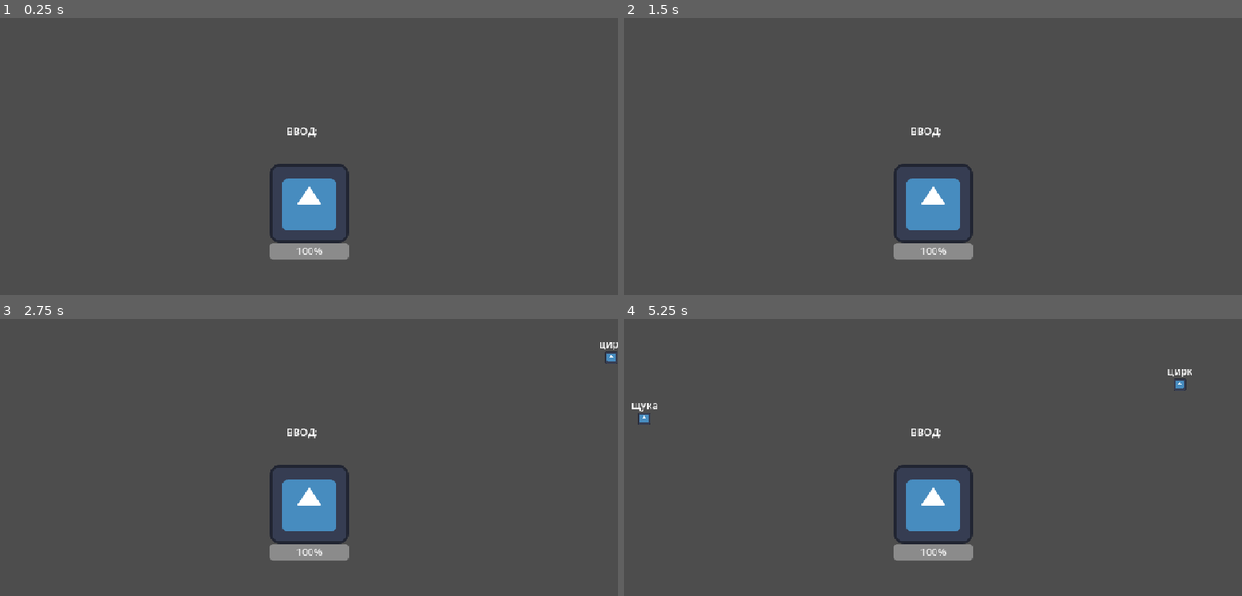
Above: before the commit, frames 1-4 (two rows, left to right).
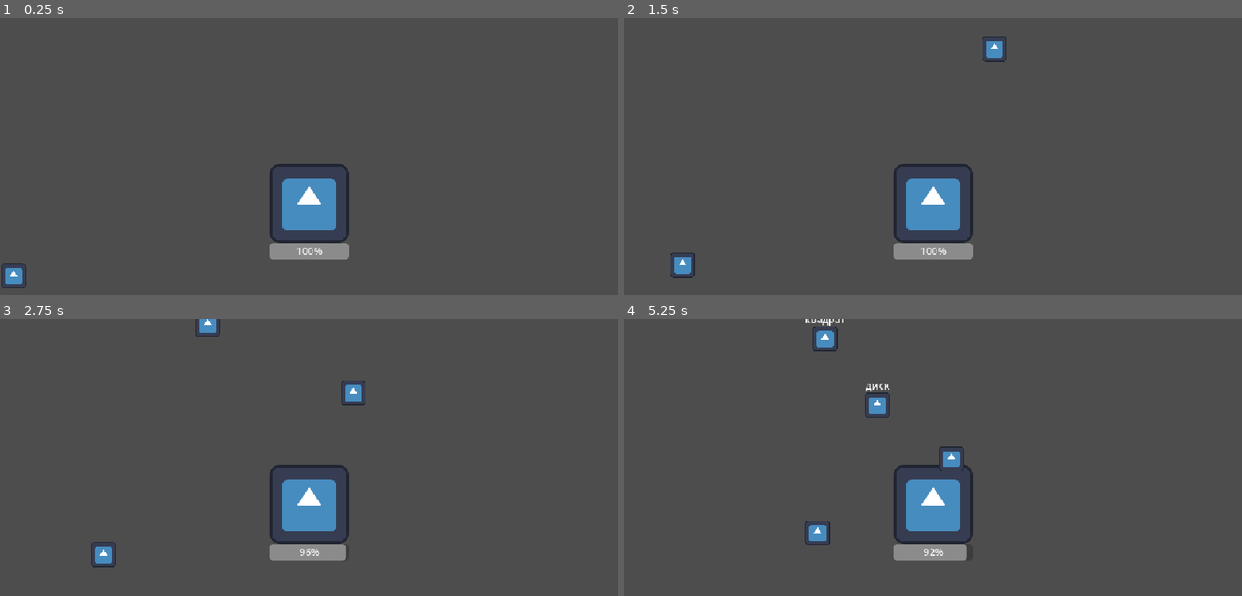
Above: after the commit, the same moments.

Repository: RuroXren/Individual_project_1
Game: Godot game, scene res://world.tscn
The game is run twice, just before and just after one commit, with the same random seed, the same clock (stepped at 60 frames per second) and the same inputs. The engine's default icon, where the game draws it, is replaced by a stand-in: a white triangle on a blue panel in a dark square.
Inputs:
- Up to frame 1 (0.25 s): no input
- Up to frame 2 (1.5 s): tap Enter at 0.5, 0.8, 1.35 s; tap Backspace at 0.6 s
- Up to frame 3 (2.75 s): tap Tab at 1.55, 2.1 s; tap Backspace at 2.3 s
- Up to frame 4 (5.25 s): tap Backspace at 2.85, 4.55, 5.1 s; tap Enter at 3.05, 3.6 s; tap Tab at 3.8, 4.35 s

The runs differ from the first frame. In frame 1, 0.3% of the frame differs, in the area x 0-52%, y 39-98%; in frame 2, 0.5%; in frame 3, 0.9%; in frame 4, 1.4%, in the area x 1-92%, y 0-88%.

Commit message:
I did everything all over again and in 2 days I did everything that I had been doing for 15 days.

Diff:
--- a/Character.tscn
+++ b/Character.tscn
@@ -1,23 +1,22 @@
-[gd_scene load_steps=4 format=3 uid="uid://02tbo0x7riwn"]
+[gd_scene load_steps=5 format=3 uid="uid://dujs71mm0a33w"]
 
-[ext_resource type="Script" uid="uid://b84w88ax7n6fe" path="res://character.gd" id="1_7ig0a"]
+[ext_resource type="Script" uid="uid://cv6xpwqujsiat" path="res://character.gd" id="1_7ig0a"]
 [ext_resource type="Texture2D" uid="uid://bf4fslp1jk3w8" path="res://icon.svg" id="1_oolk3"]
 
-[sub_resource type="CircleShape2D" id="CircleShape2D_7ig0a"]
-radius = 70.0286
+[sub_resource type="RectangleShape2D" id="RectangleShape2D_oolk3"]
+size = Vector2(108, 108)
+
+[sub_resource type="RectangleShape2D" id="RectangleShape2D_7ig0a"]
+size = Vector2(128, 128)
 
 [node name="CharacterBody2D" type="CharacterBody2D"]
 script = ExtResource("1_7ig0a")
 
-[node name="Sprite" type="Sprite2D" parent="."]
+[node name="Icon" type="Sprite2D" parent="."]
 texture = ExtResource("1_oolk3")
 
-[node name="Area2D" type="Area2D" parent="."]
-position = Vector2(104, 0)
-
-[node name="CollisionShape2D" type="CollisionShape2D" parent="Area2D"]
-position = Vector2(-104, 0)
-shape = SubResource("CircleShape2D_7ig0a")
+[node name="CollisionShape2D" type="CollisionShape2D" parent="."]
+shape = SubResource("RectangleShape2D_oolk3")
 
 [node name="ProgressBar" type="ProgressBar" parent="."]
 offset_left = -64.0
@@ -26,4 +25,7 @@
 offset_bottom = 91.0
 step = 1.0
 
-[connection signal="area_entered" from="Area2D" to="." method="_on_area_2d_area_entered"]
+[node name="Area2D" type="Area2D" parent="."]
+
+[node name="CollisionShape2D" type="CollisionShape2D" parent="Area2D"]
+shape = SubResource("RectangleShape2D_7ig0a")
--- a/character.gd
+++ b/character.gd
@@ -1,12 +1,6 @@
 extends CharacterBody2D
 
-var HP = 100
-var MP = 0
+var W = null
 
-func _ready():
+func _ready() -> void:
 	add_to_group("Player")
-func _process(delta):
-	$ProgressBar.value = HP
-
-func _on_area_2d_area_entered(area: Area2D) -> void:
-	HP -= 1
--- a/project.godot
+++ b/project.godot
@@ -13,7 +13,7 @@
 config/name="ИП1"
 config/description="Индивидуальный проект №1"
 config/version="a - 0.0.1"
-run/main_scene="uid://bsvxm03aelinj"
+run/main_scene="uid://cc5owuhuixsaj"
 config/features=PackedStringArray("4.4", "Mobile")
 config/icon="res://icon.svg"
 
--- /dev/null
+++ b/static_body_2d.gd
@@ -0,0 +1 @@
+extends StaticBody2D
--- a/word.gd
+++ b/word.gd
@@ -1,17 +1,15 @@
 extends CharacterBody2D
 
-var word: String = ""
-var player_ref: Node2D = null
-var speed: int = 40
+var speed = 60
+var word = ""
+var P = null
 
-func _ready():
+func _ready() -> void:
 	add_to_group("Word")
 	$Label.text = word
-
-	player_ref = get_tree().get_first_node_in_group("Player")
-
-func _physics_process(delta):
-	if player_ref:
-		var direction = global_position.direction_to(player_ref.global_position)
-		velocity = direction * speed
+	P = get_tree().get_first_node_in_group("Player")
+func _physics_process(delta: float) -> void:
+	if P:
+		var dir = global_position.direction_to(P.global_position)
+		velocity = dir * speed
 		move_and_collide(velocity * delta)
--- a/word.tscn
+++ b/word.tscn
@@ -1,28 +1,26 @@
-[gd_scene load_steps=4 format=3 uid="uid://b8jg37qdw6nle"]
+[gd_scene load_steps=4 format=3 uid="uid://b74qexso3qm2u"]
 
 [ext_resource type="Texture2D" uid="uid://bf4fslp1jk3w8" path="res://icon.svg" id="1_3q3ku"]
-[ext_resource type="Script" uid="uid://cnggeq6308de6" path="res://word.gd" id="1_vl1uy"]
+[ext_resource type="Script" uid="uid://ndjhmv2e3mki" path="res://word.gd" id="1_vl1uy"]
 
 [sub_resource type="RectangleShape2D" id="RectangleShape2D_vl1uy"]
 
-[node name="CharacterBody2D" type="CharacterBody2D"]
+[node name="Word" type="CharacterBody2D"]
 script = ExtResource("1_vl1uy")
+
+[node name="Icon" type="Sprite2D" parent="."]
+scale = Vector2(0.3125, 0.3125)
+texture = ExtResource("1_3q3ku")
+
+[node name="CollisionShape2D" type="CollisionShape2D" parent="."]
+scale = Vector2(2, 2)
+shape = SubResource("RectangleShape2D_vl1uy")
 
 [node name="Label" type="Label" parent="."]
 offset_left = -20.0
-offset_top = -33.0
+offset_top = -43.0
 offset_right = 20.0
-offset_bottom = -10.0
+offset_bottom = -20.0
 horizontal_alignment = 1
 vertical_alignment = 1
 autowrap_mode = 2
-
-[node name="Sprite2D" type="Sprite2D" parent="."]
-scale = Vector2(0.15625, 0.15625)
-texture = ExtResource("1_3q3ku")
-
-[node name="CollisionShape2D" type="CollisionShape2D" parent="."]
-shape = SubResource("RectangleShape2D_vl1uy")
-
-[node name="CollisionShape2D2" type="CollisionShape2D" parent="."]
-shape = SubResource("RectangleShape2D_vl1uy")
--- a/world.gd
+++ b/world.gd
@@ -1,61 +1,55 @@
 extends Node2D
 
-const SCREEN_W := 1000
-const SCREEN_H := 600
-const MARGIN := 15
+var text = ""
+var HP = 100
 
+var word_list = []
 
-var path = "res://word_list_ru.txt"
-var words_list = [
-	"пока","цирк","танк","часы",
-	"утка","вино","щука","фара",
-	"кола","хлеб","утюг","юбка",
-	"вода","зонт","торт","яхта",
-]
-
-func _ready():
+func _ready() -> void:
+	load_words()
 	$Timer.timeout.connect(_spawn_word)
 	$Timer.start(2.0)
 
-func _process(_delta):
-	$Inp_Dis.text = "ВВОД: " + curr_inp
+func _process(delta: float) -> void:
+	$CharacterBody2D/ProgressBar.value = HP
+
+func _input(event: InputEvent) -> void:
+	if event is InputEventKey:
+		if event.keycode == KEY_BACKSPACE:
+			text = text.substr(0,text.length() - 1)
+			$Curr_input.text = text
+		elif event.keycode == KEY_ENTER:
+			text_sub()
+		else:
+			var char = event.unicode
+			if char != 0:
+				text += char(char)
+				$Curr_input.text = text
+		if event.keycode == KEY_TAB: # Debug
+			HP -= 1
+
+func text_sub():
+	text = ""
+	$Curr_input.text = text
+
+func load_words():
+	var file = FileAccess.open("res://word_list_ru.txt", FileAccess.READ)
+	if file:
+		while not file.eof_reached():
+			var line = file.get_line()
+			if line != "":
+				word_list.append(line)
+		file.close()
 
 func _spawn_word():
 	var scen = preload("res://word.tscn")
-	var w_ins = scen.instantiate()
+	var n_word = scen.instantiate()
+	n_word.word = word_list[randi() % word_list.size()]
 
-	w_ins.word = words_list[randi() % words_list.size()]
+	var spawn_x = randf_range(50, get_viewport_rect().size.x - 50)
+	n_word.position = Vector2(spawn_x, -30)
 
-	var spawn_pos := Vector2()
-	var side = randi() % 4
-	match side:
-		0:
-			spawn_pos = Vector2(randf_range(0, SCREEN_W), -MARGIN)
-		1:
-			spawn_pos = Vector2(randf_range(0, SCREEN_W),  SCREEN_H + MARGIN)
-		2:
-			spawn_pos = Vector2(-MARGIN, randf_range(0, SCREEN_H))
-		3:
-			spawn_pos = Vector2(SCREEN_W + MARGIN, randf_range(0, SCREEN_H))
+	add_child(n_word)
 
-	w_ins.position = spawn_pos
-	$WordCont.add_child(w_ins)
-
-var curr_inp := ""
-
-func _input(event):
-	if event is InputEventKey and event.pressed:
-		curr_inp += char(event.unicode)
-
-		if event.keycode == KEY_ENTER:
-			_check_w(curr_inp)
-			curr_inp = ""
-
-		if event.keycode == KEY_BACKSPACE:
-			curr_inp = curr_inp.substr(0, curr_inp.length() - 1)
-
-func  _check_w(input: String):
-	for word in $WordCont.get_children():
-		if word.word.to_lower() == input.to_lower():
-			word.queue_free()
-			break
+func check(inputed_text):
+	pass
--- a/world.tscn
+++ b/world.tscn
@@ -1,23 +1,31 @@
-[gd_scene load_steps=3 format=3 uid="uid://bsvxm03aelinj"]
+[gd_scene load_steps=4 format=3 uid="uid://cc5owuhuixsaj"]
 
-[ext_resource type="PackedScene" uid="uid://02tbo0x7riwn" path="res://Character.tscn" id="1_f3sb7"]
-[ext_resource type="Script" uid="uid://dofep8qbiqynq" path="res://world.gd" id="1_tlwt5"]
+[ext_resource type="PackedScene" uid="uid://dujs71mm0a33w" path="res://Character.tscn" id="1_f3sb7"]
+[ext_resource type="Script" uid="uid://c6p2688g4kggh" path="res://world.gd" id="1_fj7yv"]
+[ext_resource type="PackedScene" uid="uid://b74qexso3qm2u" path="res://word.tscn" id="3_tlwt5"]
 
 [node name="World" type="Node2D"]
-script = ExtResource("1_tlwt5")
+script = ExtResource("1_fj7yv")
 
-[node name="Character" parent="." instance=ExtResource("1_f3sb7")]
+[node name="CharacterBody2D" parent="." instance=ExtResource("1_f3sb7")]
 position = Vector2(500, 300)
 
-[node name="Timer" type="Timer" parent="."]
-
-[node name="WordCont" type="Node2D" parent="."]
-
-[node name="Inp_Dis" type="Label" parent="."]
-offset_left = 470.0
-offset_top = 172.0
-offset_right = 510.0
-offset_bottom = 195.0
+[node name="Curr_input" type="Label" parent="."]
+offset_left = 436.0
+offset_top = 205.0
+offset_right = 564.0
+offset_bottom = 236.0
 horizontal_alignment = 1
 vertical_alignment = 1
 autowrap_mode = 2
+
+[node name="Timer" type="Timer" parent="."]
+wait_time = 5.0
+
+[node name="Word" parent="." instance=ExtResource("3_tlwt5")]
+position = Vector2(632, -34)
+
+[node name="Word2" parent="." instance=ExtResource("3_tlwt5")]
+position = Vector2(7, 421)
+
+[editable path="CharacterBody2D"]
Not shown, changed: character.gd.uid
Not shown, added: static_body_2d.gd.uid
Not shown, changed: word.gd.uid
Not shown, changed: world.gd.uid
